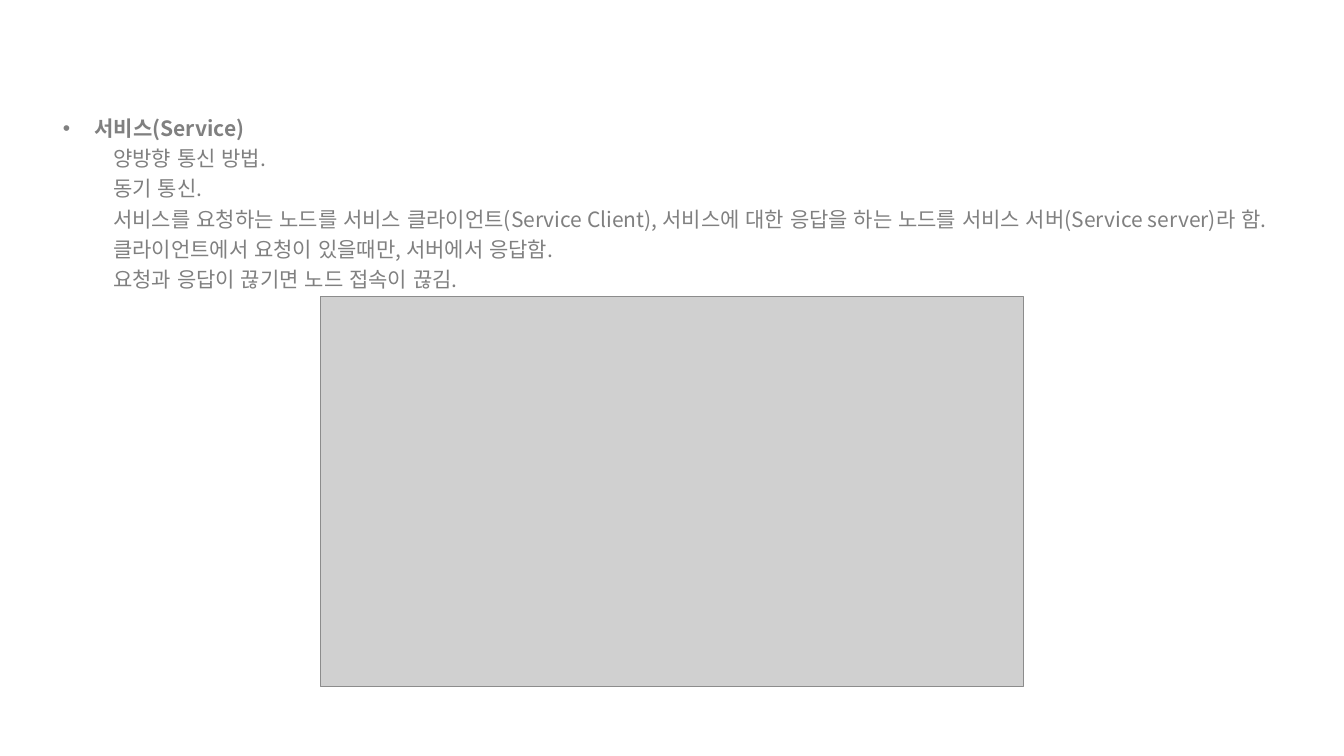
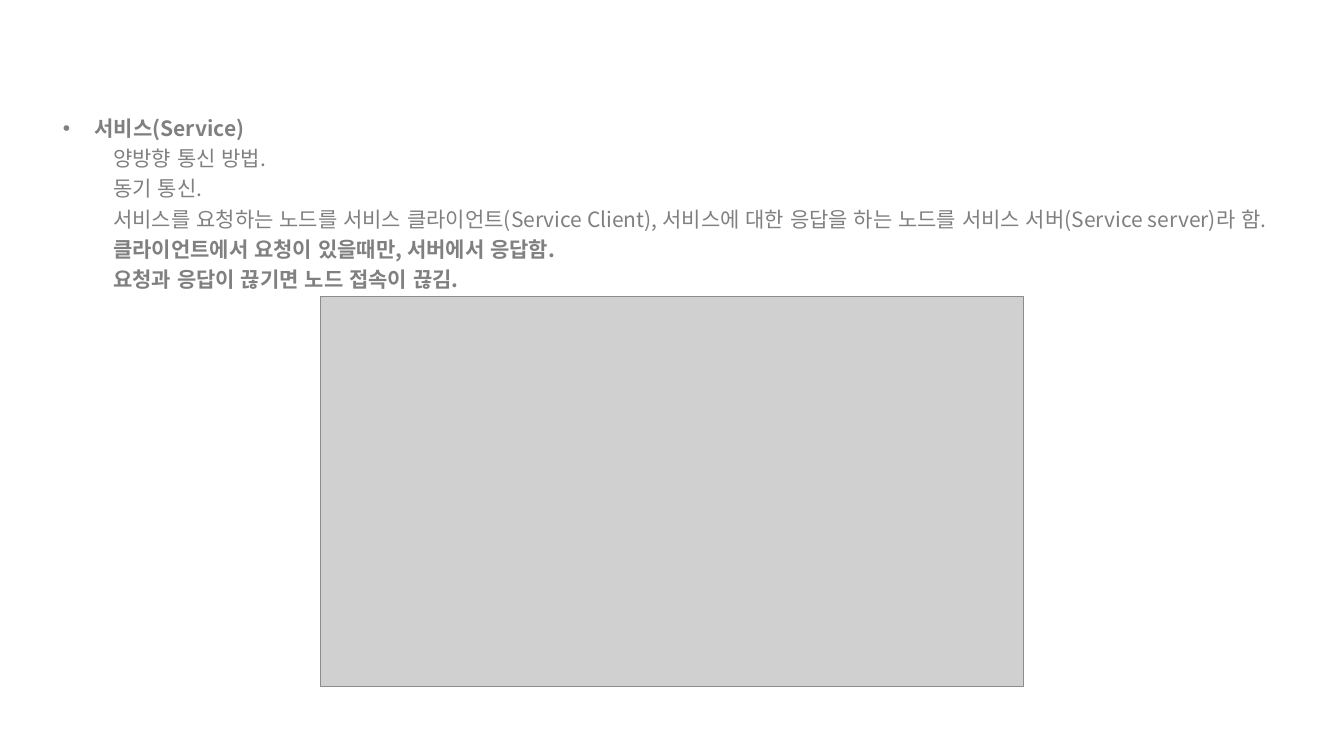
Before and after one commit to choeunyoung0208/silverzero, a slide deck: slide 7 of 200827/20.08.27.pptx. Drawn at 1344x756 pixels with LibreOffice and Linux fonts; fonts in the diff are those of the drawing; grey boxes stand for pictures. Boxes give left, top, right and bottom in pixels: in the first picture for what was removed or moved away, otherwise in the second. Text is boxed around its words. In the diff, an @@ line names an element or a change of style, - is before the commit and + after.

```diff
--- a/200827/20.08.27.pptx
+++ b/200827/20.08.27.pptx
@@ text at [113,239,555,289]: bold on in "클라이언트에서 요청이 있을때만, 서버에서 응답함.", "요청과 응답이 끊기면 노드 접속이 끊김." @@
```
Also in this commit, not shown: 4 other slides changed.
